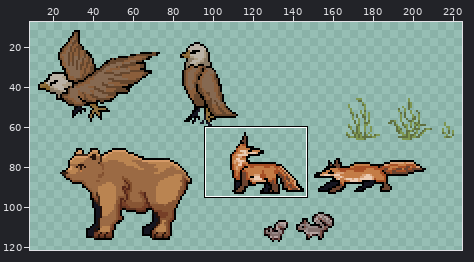
Sprite sheet, stored at Assets/Sprites/AnimalSprites/extraStuffTF_12.png. The first picture is a wide view before the edit; the outline marks the close-up.
Close-up. The starting point:
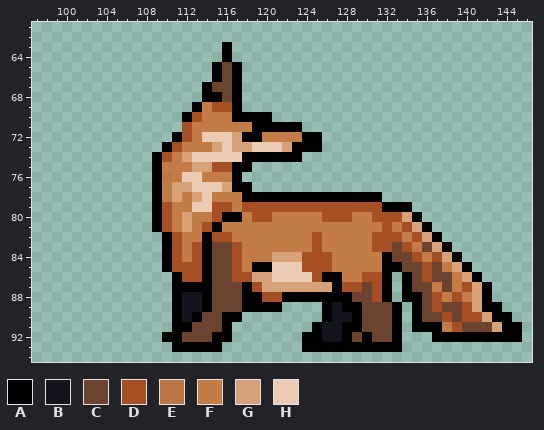
The file is 225x122 pixels. Pixels under 10% opacity are left out. Colours within 5 levels of each other are drawn and written as one. Shown: x 97..146, y 61..94. The wide view leaves out empty margins. The commit also changed other parts of the picture, which this record leaves out.
Palette (. is transparent): A #000000  B #14141f  C #6b432f  D #a64f25  E #bc7743fe  F #c47c46  G #d8a279  H #ebcbb3
Pixels before, first column x 109:
63 .......A.............................
64 .......A.............................
65 ......ACA............................
66 ......ACA............................
67 .....ACCA............................
68 .....AACA............................
69 ....AFDDA............................
70 ...ADFFFAAAA.........................
71 ...DFFFFFFAAAAA......................
72 ..ADFHHHGAAFFFFAA....................
73 .ADFFFGHGGHHHGAAA....................
74 ADFGHHHHHAAAAAA......................
75 AFFFGGDDAA...........................
76 AEFHHFFFA............................
77 AFGGHHHGAA...........................
78 AFGFGHFFFAAAAAAAAAAAAAA..............
79 ADFFHHDDFDDDDDDDDDDDDDDAAA...........
80 ADFGFFDAAFDDFFFFFDDDFFDDDGA..........
81 ADFGFDAFFFFFFFFFFFFFFFFDFDGA.........
82 .ADFFADDFFFFFFFFDFFFFFDDDFDGA........
83 .ADFDACCDFFFFFFFDFFFFFDDCDFCGA.......
84 .ADFDACCDFFFGGGDDDFFFFFACCDFDGA......
85 .ADDDACCDFAAHHHDDDFFFFFAACCDCFGA.....
86 ..ADDACCDDGGHHHHDAAFFDDA.ACDCCFGA....
87 ..AAAACCCADGGGGGGGADDCDA.ACCFCFDGA...
88 ..ABBACCCAADDAAAAAAACCDA.AACDFDFGA...
89 ..ABBACCCAAAA....ABAACCCA.ACDCCDGAA..
90 ..ABACCAA........ABBACCCA.ACCDCDDGAA.
91 ..AACCCA........ABBAACCCA.AAAFDCCCGAA
92 .AACCCAA.......AABBACACCA...AAAAAAAAA
93 ..AAAAA........AAAAAAAAAA............
And afterwards:
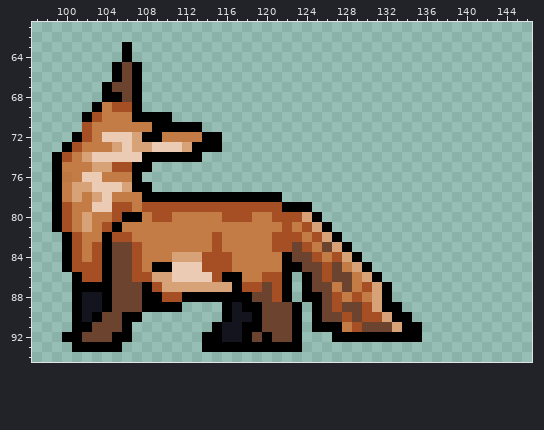
Difference:
Changed rows in their new state; - is an unchanged pixel.
first column x 99:
63 -------A---------.-----------------------------
64 -------A---------.-----------------------------
65 ------ACA-------...----------------------------
66 ------ACA-------...----------------------------
67 -----ACCA------....----------------------------
68 -----AACA------....----------------------------
69 ----AFDDA-----.....----------------------------
70 ---ADFFFAAAA-.........-------------------------
71 ---DFFFFFFAAAAA..........----------------------
72 --ADFHHHGAAFFF-AA..........--------------------
73 -ADFFFGHGGHHHGAAA..........--------------------
74 ADFGHHHHHA-AAAA..........----------------------
75 AFFFGGDDAA..........---------------------------
76 AEFHHFFFA-.........----------------------------
77 AFGGHHHGAA..........---------------------------
78 AFGFGHFFFA-AAAAAAAA----..........--------------
79 ADFFHHDDFDD-DDDD--D----AAA..........-----------
80 ADFGFFDAAFD--F--FDDDFFDDDGA..........----------
81 ADFGFDAFFFFF-F-FF------D-DGA..........---------
82 -ADFFADDFFFFF--F-F----DDD--GA..........--------
83 -ADFDACCDFFFF-FFDFF---DDCDFCGA..........-------
84 -ADFDACCDFFFGGGDDDF---FACC-FDGA..........------
85 -ADDDACCDFA-HHHDDDF-FFFAACC-C-GA..........-----
86 --ADDACCDDGGHHHHDAAFFDDA.ACDCC-GA.-........----
87 --AAAACCCADGGGGGGGAD-CDA.ACCFCFDG--.........---
88 --ABBACCCAADDAA-AAA-CC--.--CDFDFG--.........---
89 --ABBACCCAAA-....AB--CCCA-ACDCCDGA--.........--
90 --ABACCAA---.....-BBACCCA-ACCDCDDG-A..........-
91 --AACCCA----....ABBAACCCA--AAFD---GA-..........
92 -AACCCAA---....A-BBACACCA...A-A-AA-AA-.........
93 --AAAAA-----...--AAAAAAAA..........------------
Changed places in both close-ups, as pixel boxes (x1, y1, x2, y2):
changed: (52, 42, 522, 352)
